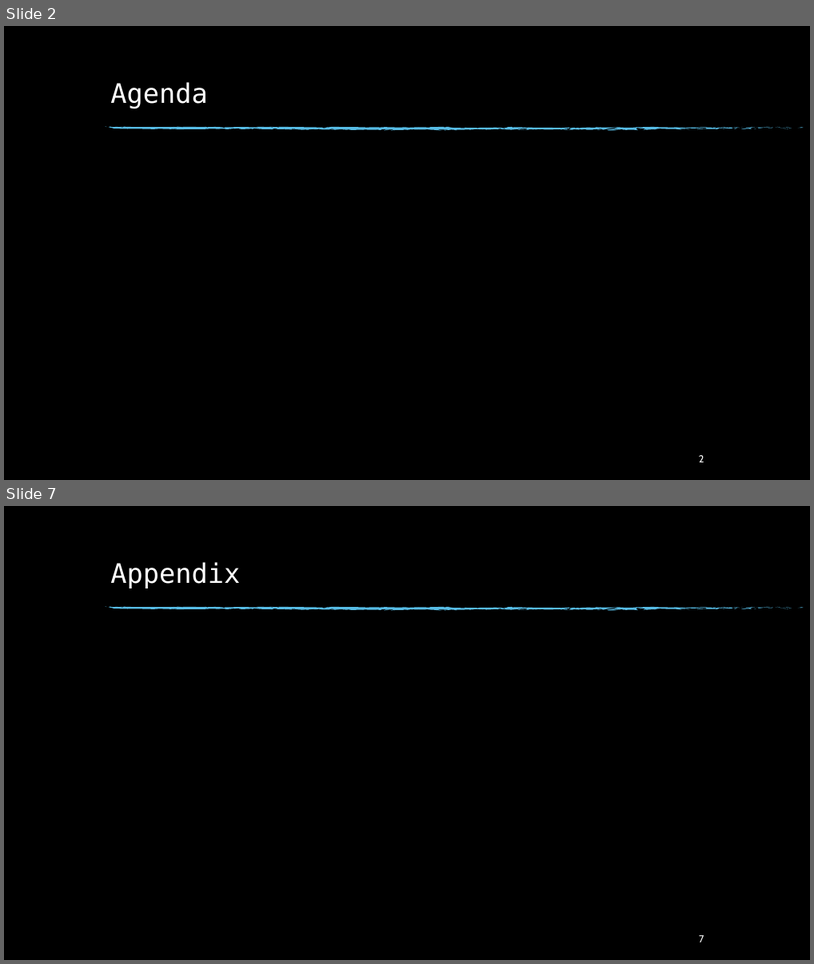
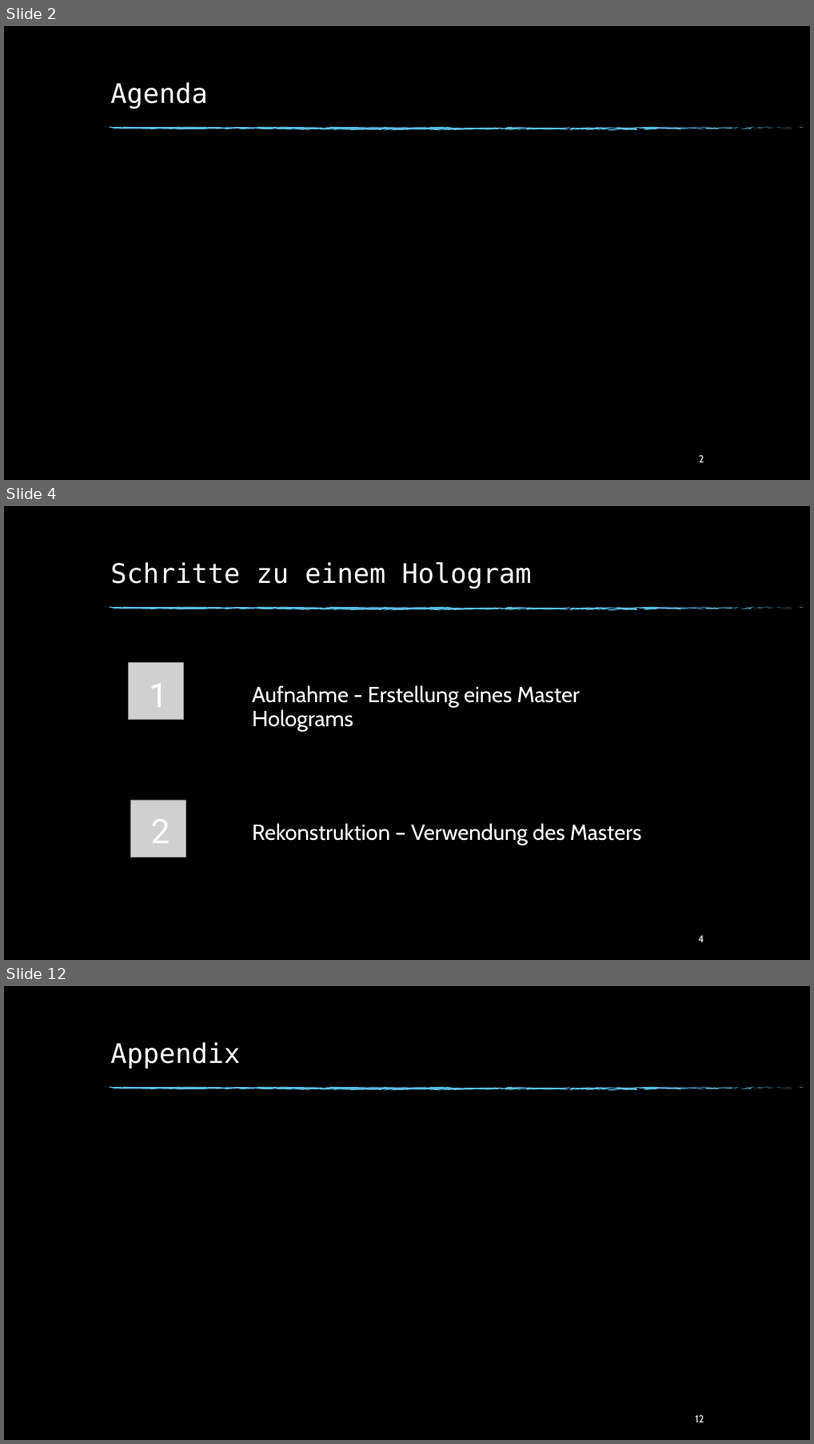
Before and after one commit to beckstev/presentations, a slide deck: holography/holography_presentation.pptx. Shown one above the other, each under a label of ours: slides 2 and 7 before the commit, slides 2, 4 and 12 after it; the slides between them are not shown. The pictures are 814x964 and 814x1444 pixels, drawn with LibreOffice and Linux fonts; fonts in the diff are those of the drawing; grey boxes stand for pictures; background and template pictures are left out. Boxes give left, top, right and bottom in pixels: in the first picture for what was removed or moved away, otherwise in the second. Text is boxed around its words. In the diff, an @@ line names an element or a change of style, - is before the commit and + after.

```diff
--- a/holography/holography_presentation.pptx
+++ b/holography/holography_presentation.pptx
@@ slide 4 added at box(4, 506, 810, 960), background picture (left out); not listed: 74 template elements that a slide beside it also shows @@
@@ title added at box(110, 562, 532, 588), 32 pt, text #FFFFFF @@
+Schritte zu einem Hologram
@@ picture added at box(129, 663, 184, 720) @@
@@ text added at box(149, 683, 168, 707), 40 pt, text #FFFFFF @@
+1
@@ text added at box(252, 685, 580, 731), 26 pt, text #FFFFFF @@
+Aufnahme - Erstellung eines Master Holograms
@@ picture added at box(131, 800, 186, 856) @@
@@ text added at box(151, 819, 170, 843), 40 pt, text #FFFFFF @@
+2
@@ text added at box(252, 823, 642, 844), 26 pt, text #FFFFFF @@
+Rekonstruktion – Verwendung des Masters
@@ page number added at box(698, 935, 704, 942), 12 pt, text #FFFFFF @@
+4
@@ what was slide 7 is now slide 12 @@
@@ page number at box(695, 1415, 704, 1422): text changed @@
-7
+12
```
Also in this commit, not shown: 4 slides changed, 4 other slides added, 1 other file.
